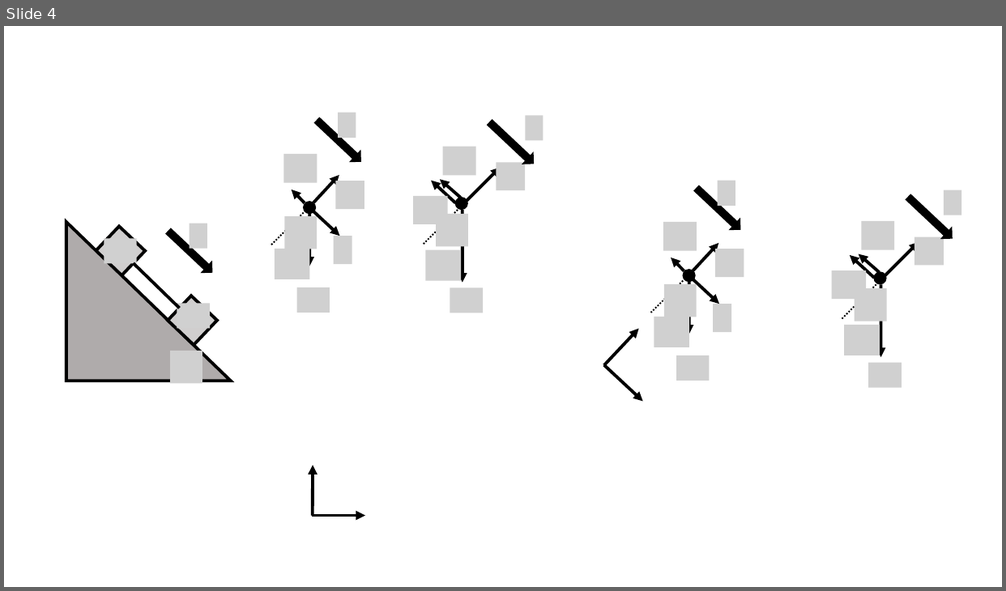
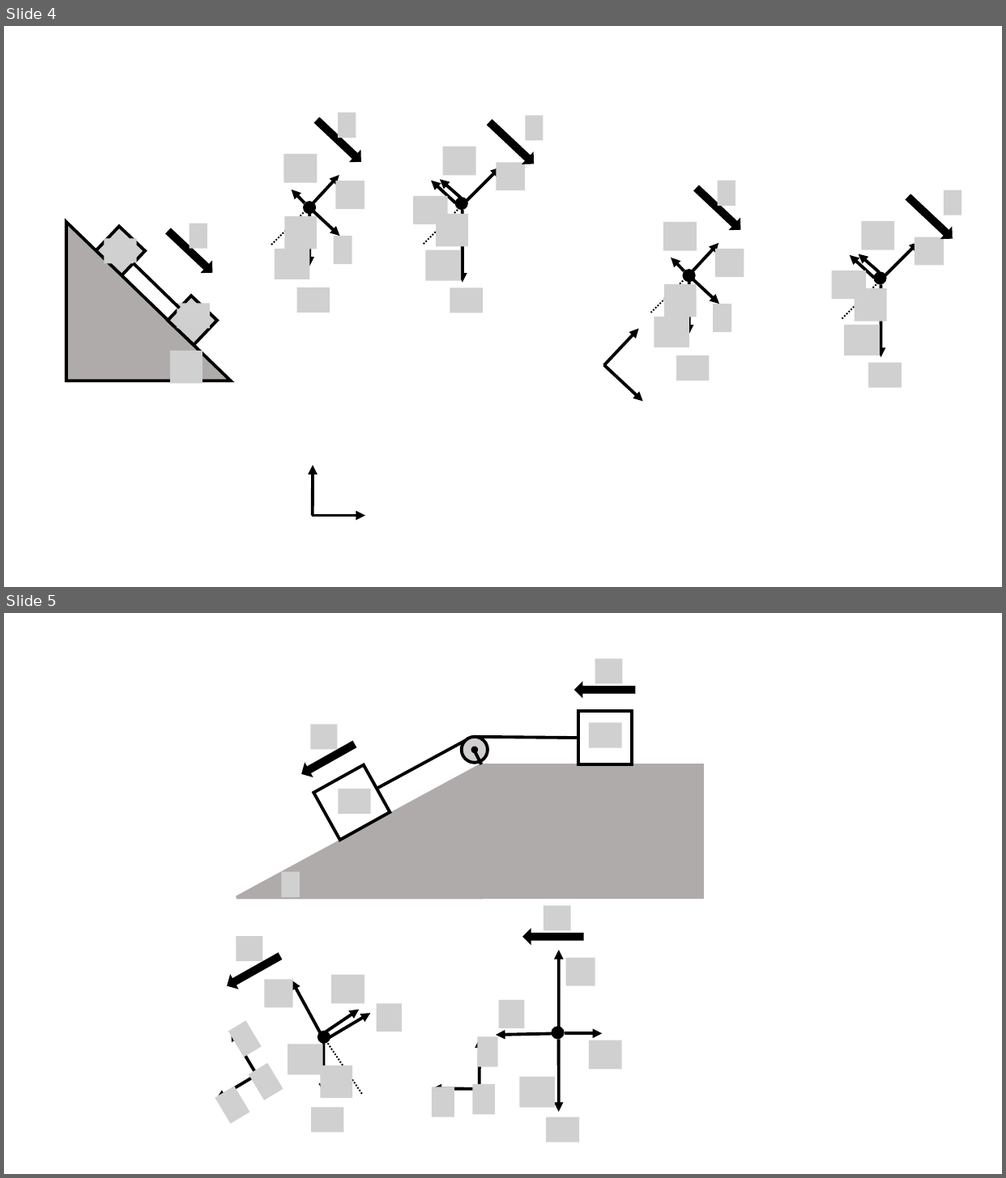
Before and after one commit to OSTP/PhysicsArtofModelling, a slide deck: tex/figures/NewtonsLaws/Figures.pptx. Shown one above the other, each under a label of ours: slide 4 before the commit, slides 4 and 5 after it. The pictures are 1006x591 and 1006x1178 pixels, drawn with LibreOffice and Linux fonts; fonts in the diff are those of the drawing; grey boxes stand for pictures; background and template pictures are left out. Boxes give left, top, right and bottom in pixels: in the first picture for what was removed or moved away, otherwise in the second. Text is boxed around its words. In the diff, an @@ line names an element or a change of style, - is before the commit and + after.

```diff
--- a/tex/figures/NewtonsLaws/Figures.pptx
+++ b/tex/figures/NewtonsLaws/Figures.pptx
@@ slide 5 added at (x1=4, y1=613, x2=1002, y2=1174), background #FFFFFF @@
@@ group added at (x1=236, y1=658, x2=702, y2=897): 5 pictures, 3 rectangles, 3 lines, 2 ellipses, 2 right arrows, 1 right triangle @@
@@ group added at (x1=215, y1=936, x2=403, y2=1133): 10 pictures, 6 arrows, 1 ellipse, 1 line, 1 right arrow @@
@@ group added at (x1=432, y1=905, x2=621, y2=1143): 9 pictures, 6 arrows, 1 ellipse, 1 right arrow @@
```
Also in this commit, not shown: 4 other files.
